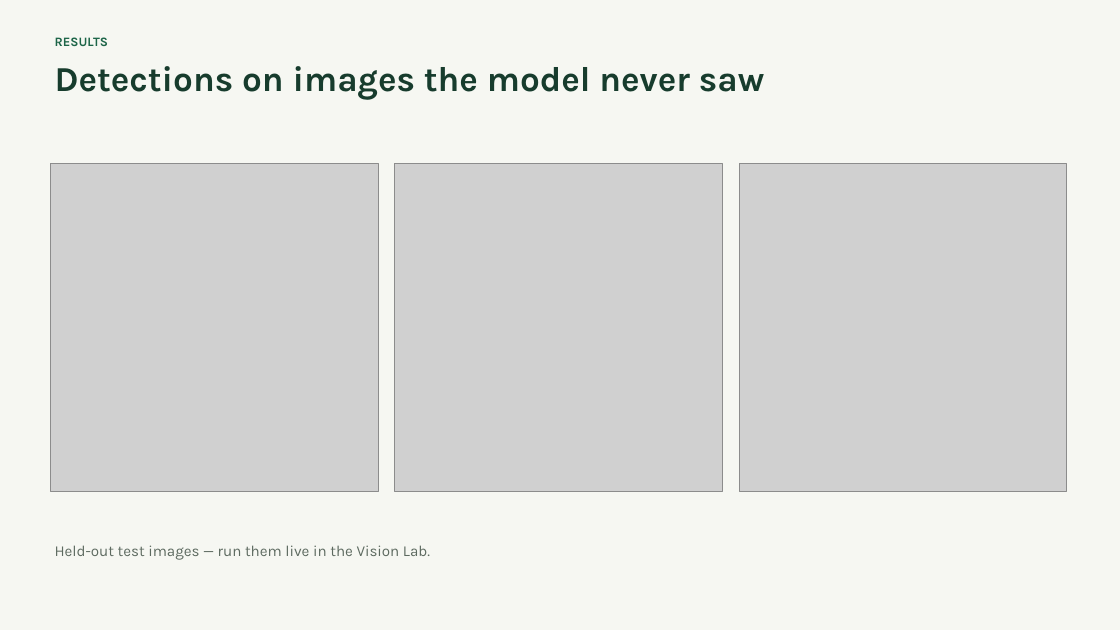
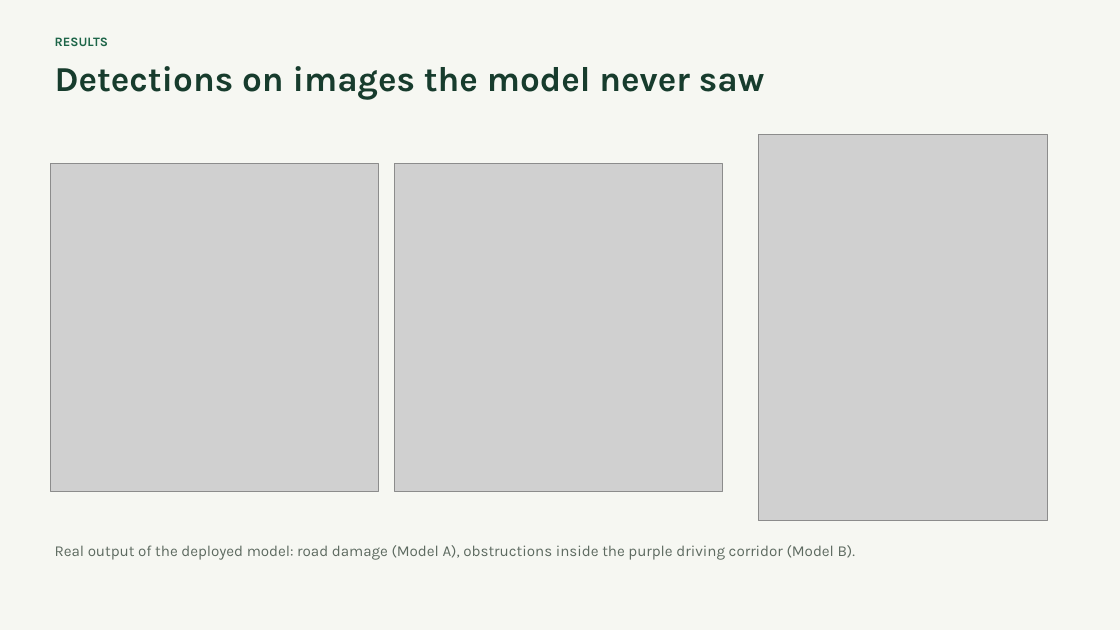
Before and after one commit to Nezraaaa/AniRoute, a slide deck: slide 10 of presentation/AniRoute_CSST106.pptx. Drawn at 1120x630 pixels with LibreOffice and Linux fonts; fonts in the diff are those of the drawing; grey boxes stand for pictures. Boxes give left, top, right and bottom in pixels: in the first picture for what was removed or moved away, otherwise in the second. Text is boxed around its words. In the diff, an @@ line names an element or a change of style, - is before the commit and + after.

```diff
--- a/presentation/AniRoute_CSST106.pptx
+++ b/presentation/AniRoute_CSST106.pptx
@@ picture resized from (x1=739, y1=164, x2=1067, y2=492) to (x1=758, y1=134, x2=1048, y2=521) @@
@@ text at (x1=55, y1=545, x2=855, y2=560): text changed @@
-Held-out test images — run them live in the Vision Lab.
+Real output of the deployed model: road damage (Model A), obstructions inside the purple driving corridor (Model B).
```
Also in this commit, not shown: 2 other slides changed, 48 other files.
